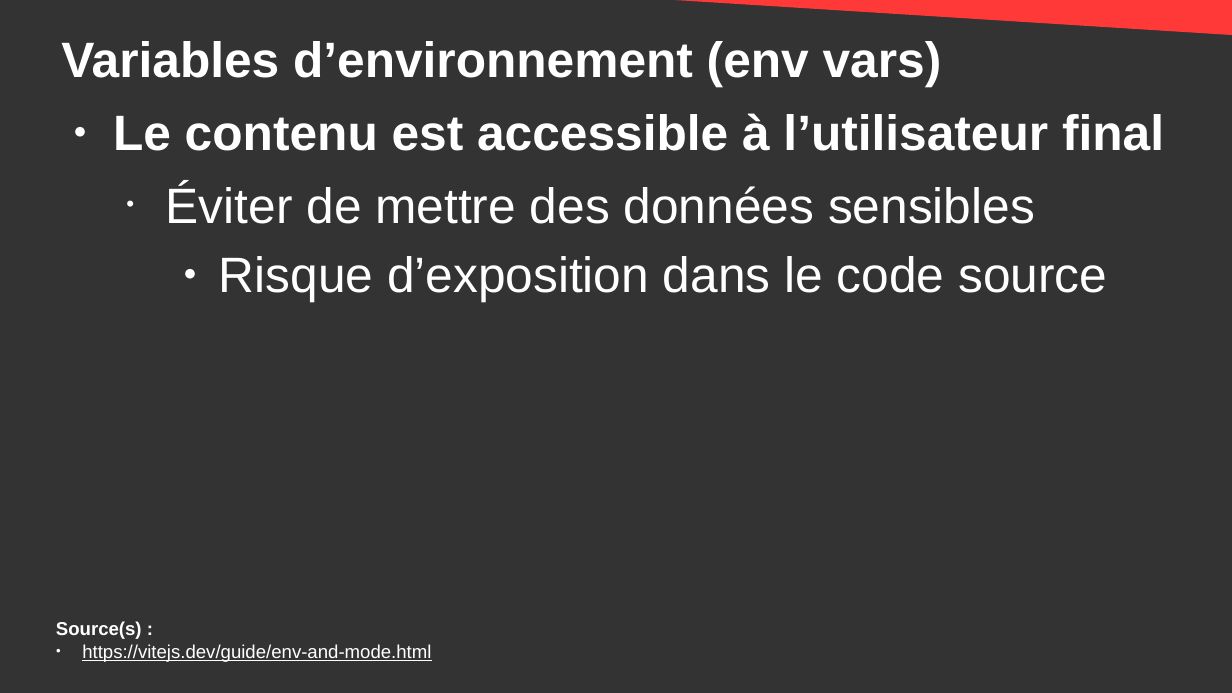
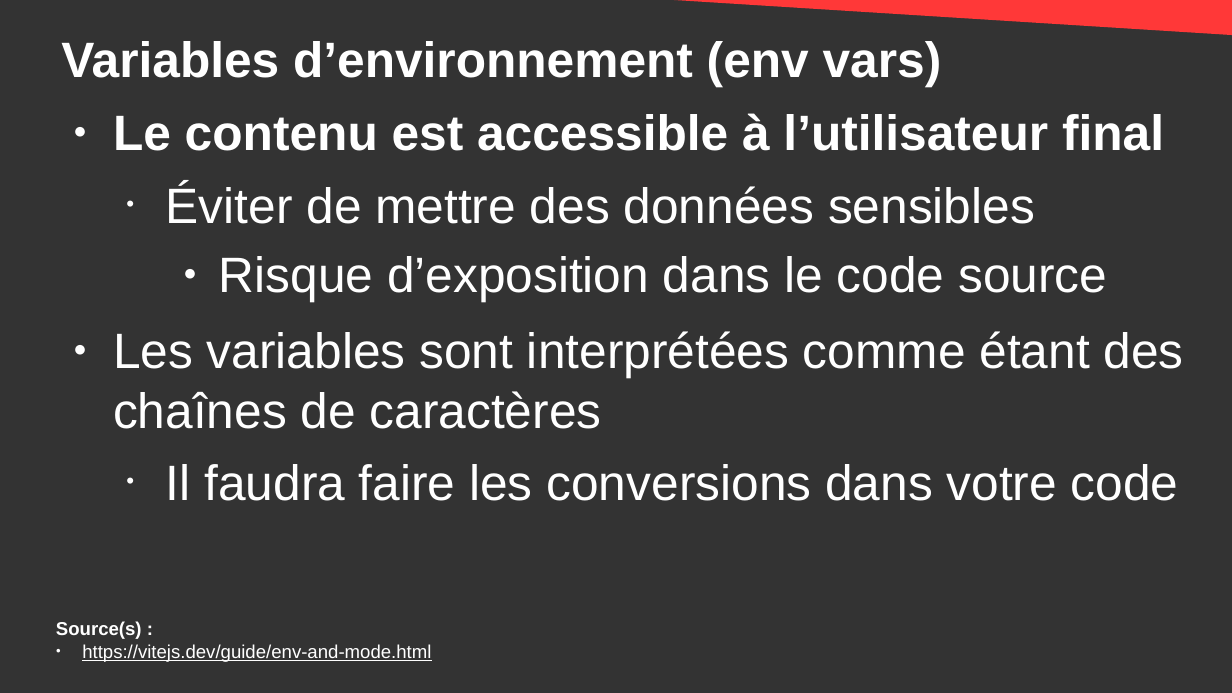
Before and after one commit to DanYellow/cours, a slide deck: slide 54 of developpement-front-s5/travaux-pratiques/numero-4/presentation.odp. Drawn at 1232x693 pixels with LibreOffice and Linux fonts; fonts in the diff are those of the drawing. Boxes give left, top, right and bottom in pixels: in the first picture for what was removed or moved away, otherwise in the second. Text is boxed around its words. In the diff, an @@ line names an element or a change of style, - is before the commit and + after.

```diff
--- a/developpement-front-s5/travaux-pratiques/numero-4/presentation.odp
+++ b/developpement-front-s5/travaux-pratiques/numero-4/presentation.odp
@@ text at bbox=[113, 331, 1184, 501]: paragraphs added @@
+● Les variables sont interprétées comme étant des chaînes de caractères
+  • Il faudra faire les conversions dans votre code
```
Also in this commit, not shown: 15 other slides changed, 2 other files.
